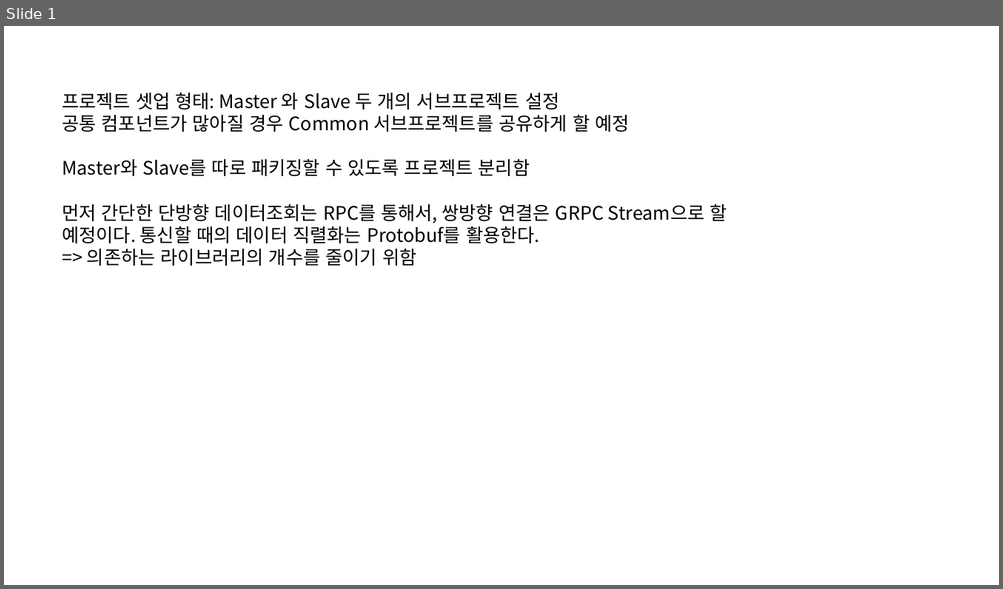
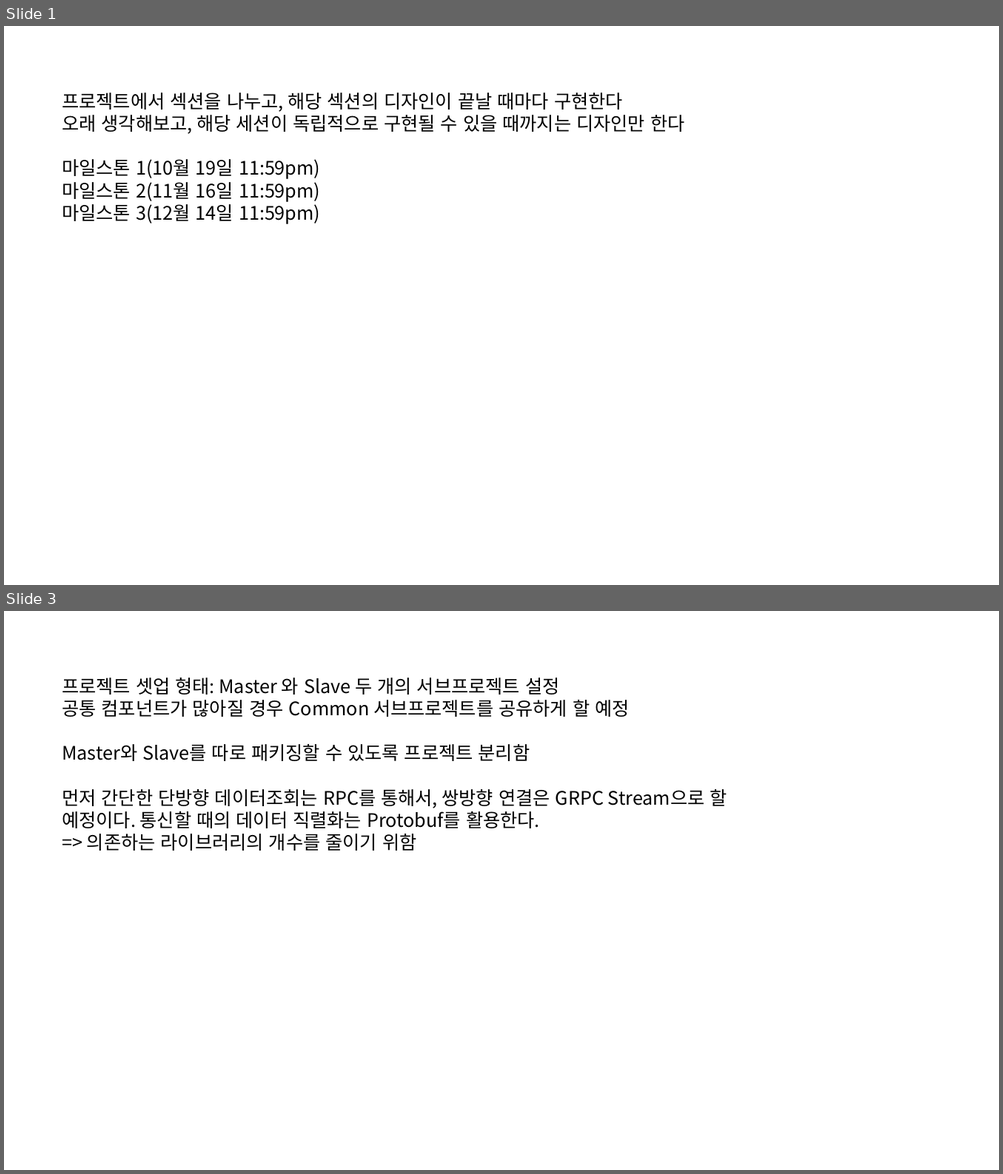
Before and after one commit to HoOngEe/cs434-doc, a slide deck: Design.pptx. Shown one above the other, each under a label of ours: slide 1 before the commit, slides 1 and 3 after it; the slides between them are not shown. The pictures are 1003x589 and 1003x1174 pixels, drawn with LibreOffice and Linux fonts; fonts in the diff are those of the drawing. Boxes give left, top, right and bottom in pixels: in the first picture for what was removed or moved away, otherwise in the second. Text is boxed around its words. In the diff, an @@ line names an element or a change of style, - is before the commit and + after.

```diff
--- a/Design.pptx
+++ b/Design.pptx
@@ slide 1 added at <box>4,26,999,585</box>, background #FFFFFF @@
@@ text added at <box>62,93,684,224</box>, 18 pt, text #000000 @@
+프로젝트에서 섹션을 나누고, 해당 섹션의 디자인이 끝날 때마다 구현한다
+오래 생각해보고, 해당 세션이 독립적으로 구현될 수 있을 때까지는 디자인만 한다
+마일스톤 1(10월 19일 11:59pm)
+마일스톤 2(11월 16일 11:59pm)
+마일스톤 3(12월 14일 11:59pm)
@@ what was slide 1 is now slide 3 @@
```
Also in this commit, not shown: 5 other slides added.
